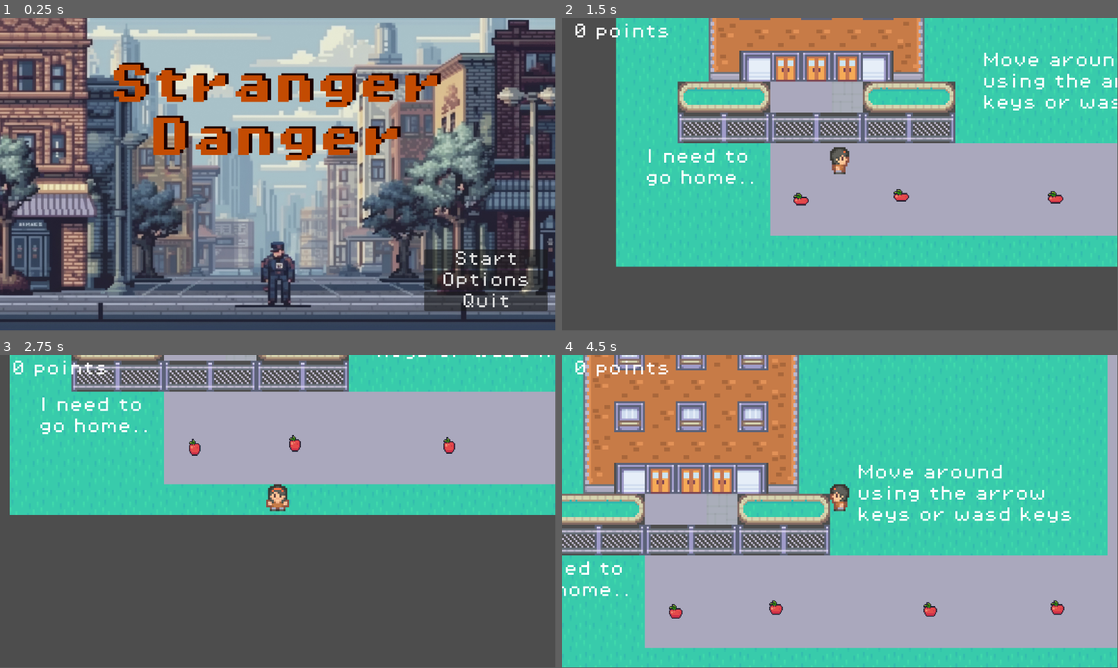
Above: before the commit, frames 1-4 (two rows, left to right).
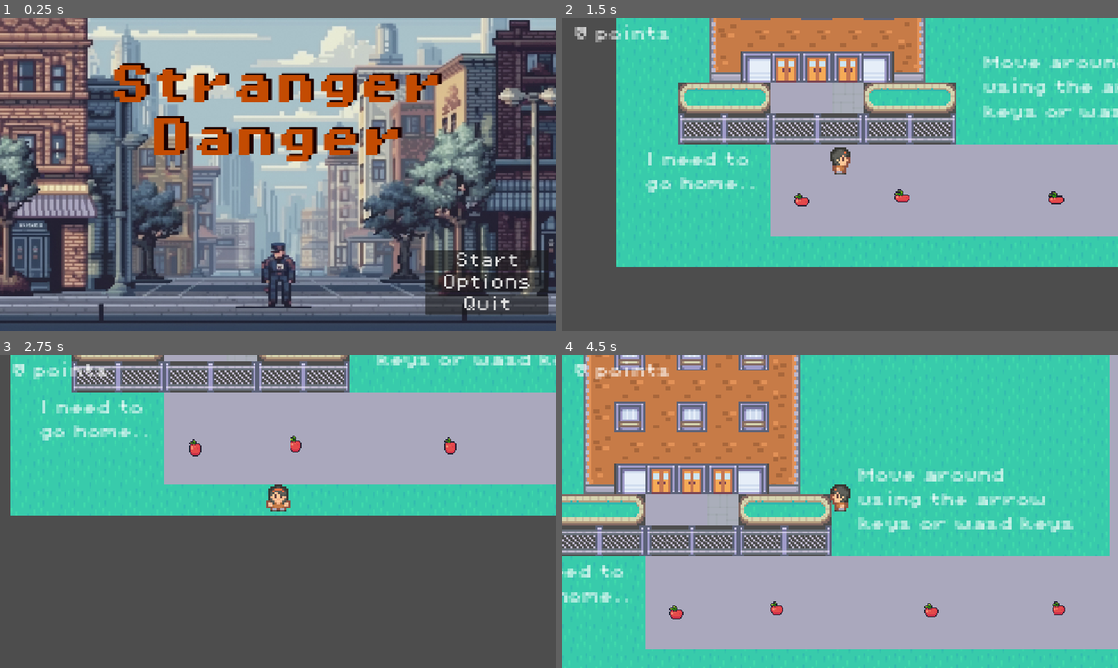
Above: after the commit, the same moments.

Repository: sapatel8/CitySafetyGame
Game: Godot game, scene res://scenes/control.tscn
The game is run twice, just before and just after one commit, with the same random seed, the same clock (stepped at 60 frames per second) and the same inputs.
Inputs:
- Up to frame 1 (0.25 s): no input
- Up to frame 2 (1.5 s): click "Start" at 0.5 s; hold D (walking_right) from 1.28 s (still down)
- Up to frame 3 (2.75 s): release D (walking_right) at 2.03 s; hold S (walking_down) from 2.03 s (still down)
- Up to frame 4 (4.5 s): release S (walking_down) at 2.78 s; hold D (walking_right) 2.78-3.53 s; hold W (walking_up) 3.53-4.28 s; hold A (walking_left) from 4.28 s (still down)
In our replay, the window is 799x449 before the commit and 800x450 after it. These sizes can differ from the game's own. Grey fills any space a smaller window leaves; there, only what the larger window draws over its background counts as a difference.

The runs differ from the first frame. In frame 1, 15% of the frame differs, in the area x 0-100%, y 0-98%; in frame 2, 8.3%; in frame 3, 4.6%; in frame 4, 10%.

Commit message:
resizing issue

Diff:
--- a/city-safety-game/project.godot
+++ b/city-safety-game/project.godot
@@ -19,6 +19,11 @@
 
 AudioManager="*res://scripts/audio_manager.gd"
 Global="*res://scripts/global_var.gd"
+
+[display]
+
+window/stretch/mode="canvas_items"
+window/stretch/aspect="keep_height"
 
 [input]
 
--- a/city-safety-game/scripts/control.gd
+++ b/city-safety-game/scripts/control.gd
@@ -1,6 +1,11 @@
 extends Control
 
 #@onready var GameManager: Node = $"../GameManager"
+
+func _ready() -> void:
+	Global.score = 0
+	Global.carHit = 0
+	Global.road = 0
 
 func _on_start_button_pressed() -> void:
 	#GameManager.start_level(0)
